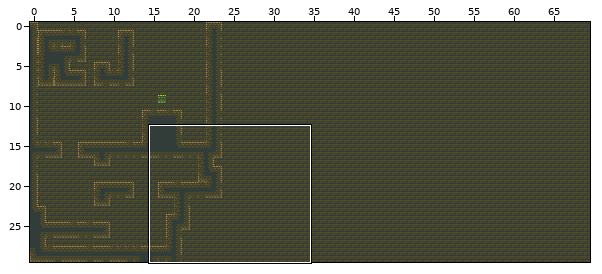
Level history. Tiled map: Platformer/android/assets/level1.tmx. The picture above shows the old version from afar; the outline marks the close-up.
Close-up. Before the edit:
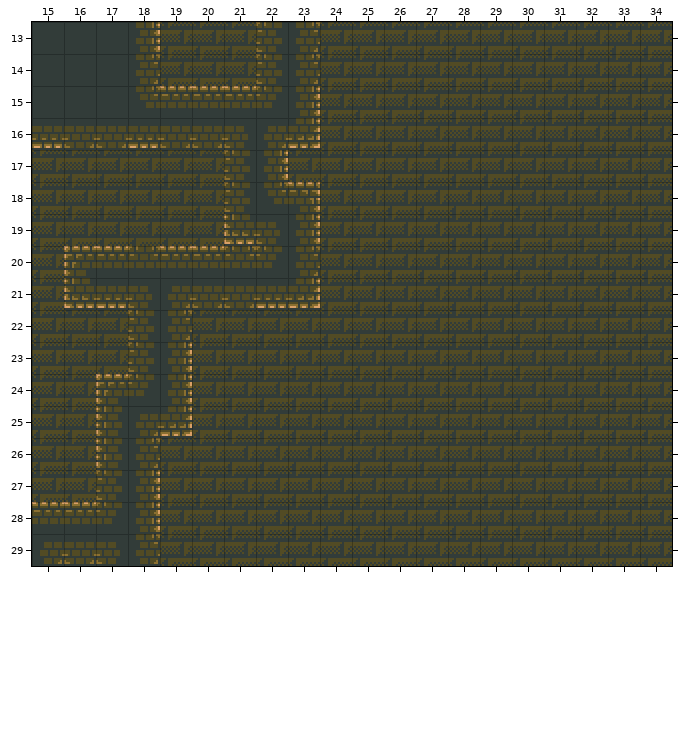
Cells are 16x16 px. Shown: x 15..34, y 13..29. The commit also changed other parts of the map, which this record leaves out.
The same view after the edit:
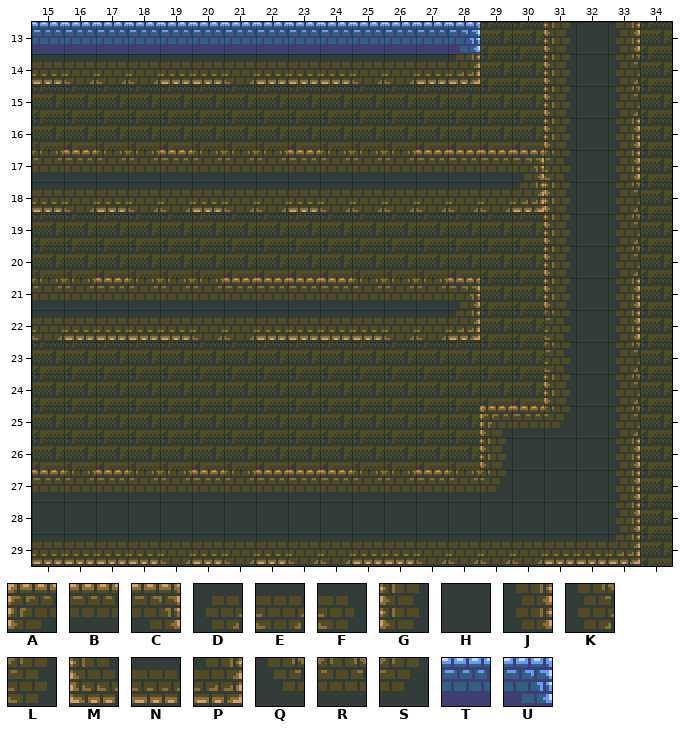
Key: from "bricks": A 0, B 1, C 2, D 8, E 9, F 10, G 11, H 12, J 13, K 19, L 21, M 22, N 23, P 24, Q 30, R 31, S 32, T 34, U 35.
_ is an empty cell.
Tiles replaced or removed in this view: A, B, C, D, E, F, G, H, J, K, L, M, N, P, Q, R, S.
The edit:
Changed rows in their new state; . is an unchanged cell.
Layer "Ground":
first column x 15:
13 TTTTTTTTTTTTTU..GHJ
14 NEEENNENNNEENP..GHK
15 _________.......GHK
16 _________.......GHJ
17 RBRRBRRRBRRRBBBCLHJ
18 NENEENEENEEEEEEPGHK
19 ......___.......GHK
20 .________.......GHK
21 RRBRRRBBBBRRRC..GHJ
22 ENNNNEENNNNEEP..LHJ
23 ...__...........LHK
24 ..___...........GHK
25 ..___.........ABSHK
26 ..__..........GHHHJ
27 BRBRRBRBBBRRBRSHHHJ
28 HHHHHHHHHHHHHHHHHHJ
29 NNNNENENEENNEEEENNP
Boxes around the changes in both close-ups, in picture pixels (x1, y1, x2, y2):
changed: (32, 22, 640, 566)
